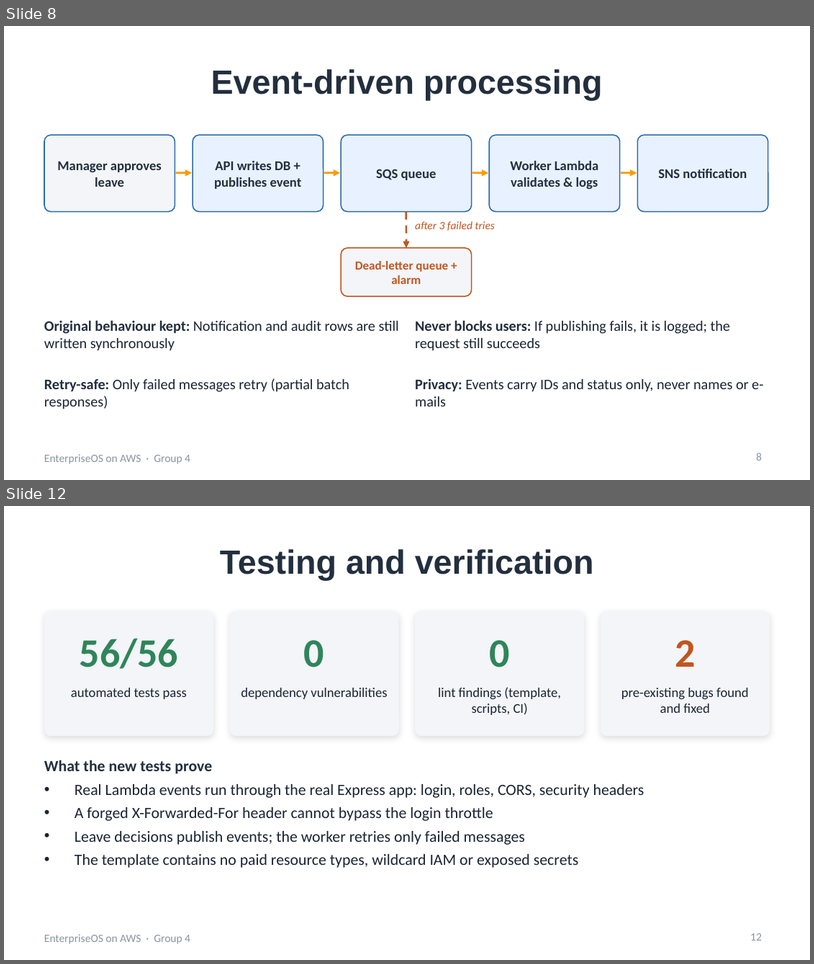
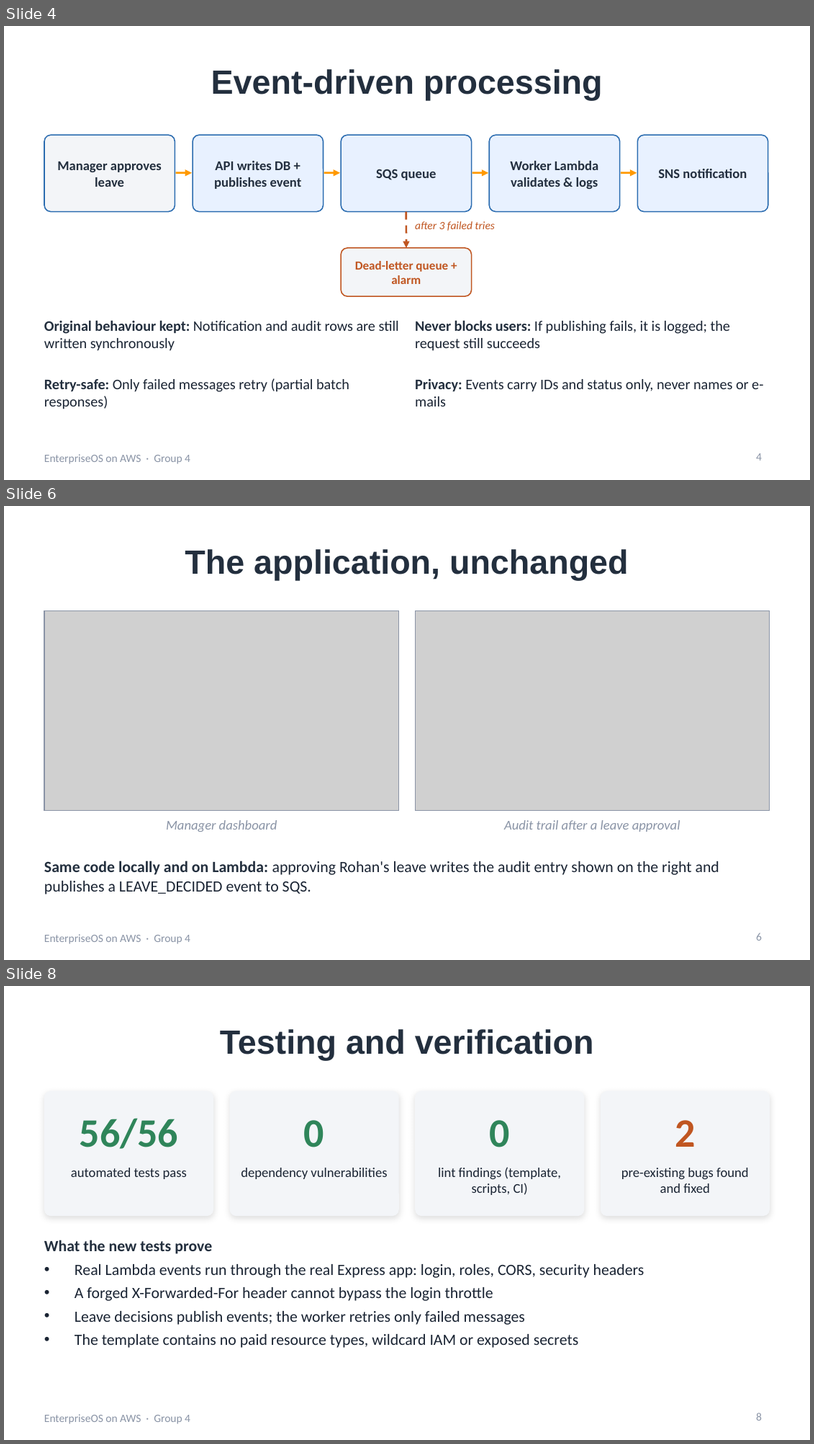
Before and after one commit to Ak7950/EnterpriseOS-AWS-Cloud, a slide deck: presentation/EnterpriseOS-AWS-Presentation.pptx. Shown one above the other, each under a label of ours: slides 8 and 12 before the commit, slides 4, 6 and 8 after it; the slides between them are not shown. The pictures are 814x964 and 814x1444 pixels, drawn with LibreOffice and Linux fonts; fonts in the diff are those of the drawing; grey boxes stand for pictures. Boxes give left, top, right and bottom in pixels: in the first picture for what was removed or moved away, otherwise in the second. Text is boxed around its words. In the diff, an @@ line names an element or a change of style, - is before the commit and + after.

```diff
--- a/presentation/EnterpriseOS-AWS-Presentation.pptx
+++ b/presentation/EnterpriseOS-AWS-Presentation.pptx
@@ slide 6 added at [4,506,810,960], background #FFFFFF; not listed: 1 template element that a slide beside it also shows @@
@@ title added at [185,549,629,580], 30 pt, text #232F3E, bold @@
+The application, unchanged
@@ picture added at [44,611,399,811] @@
@@ rectangle added at [44,611,399,811], outline #8A94A6 0.75 pt @@
@@ picture added at [415,611,770,811] @@
@@ rectangle added at [415,611,770,811], outline #8A94A6 0.75 pt @@
@@ text added at [166,820,278,831], 12 pt, text #8A94A6, italic @@
+Manager dashboard
@@ text added at [504,820,681,831], 12 pt, text #8A94A6, italic @@
+Audit trail after a leave approval
@@ text added at [44,860,720,894], 14 pt, text #1A2433 @@
+Same code locally and on Lambda: approving Rohan's leave writes the audit entry shown on the right and publishes a LEAVE_DECIDED event to SQS.
@@ page number added at [756,932,762,940], 10 pt, text #8A94A6 @@
+6
@@ what was slide 8 is now slide 4 @@
@@ page number at [756,453,762,460]: text changed @@
-8
+4
@@ what was slide 12 is now slide 8 @@
@@ page number at [756,1412,762,1420]: text changed @@
-12
+8
```
Also in this commit, not shown: 4 slides changed, 6 slides removed, 15 other files.
